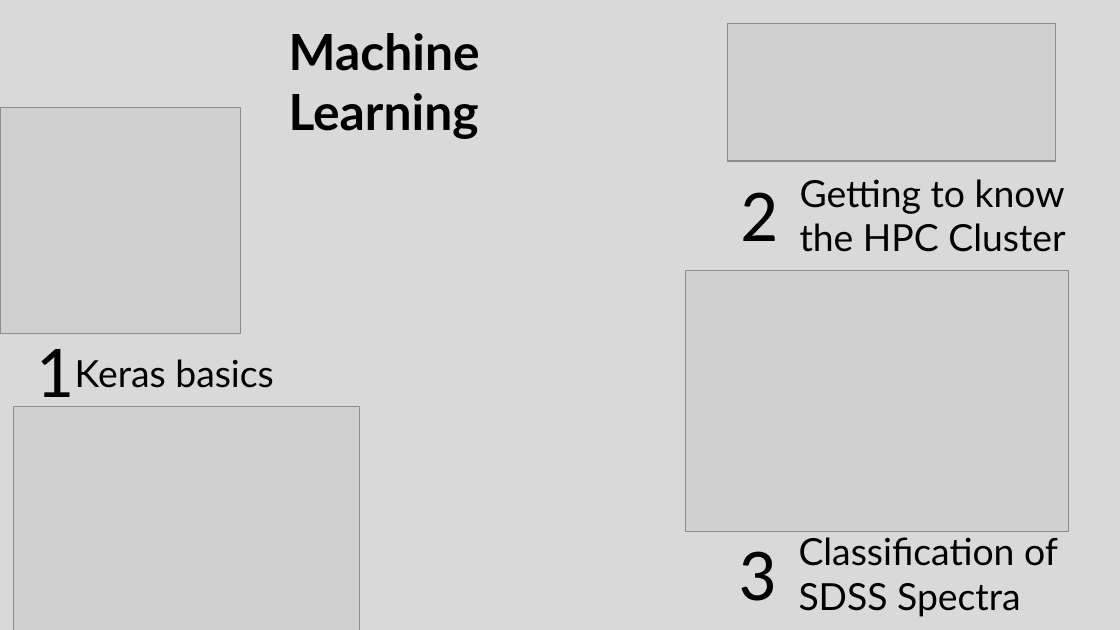
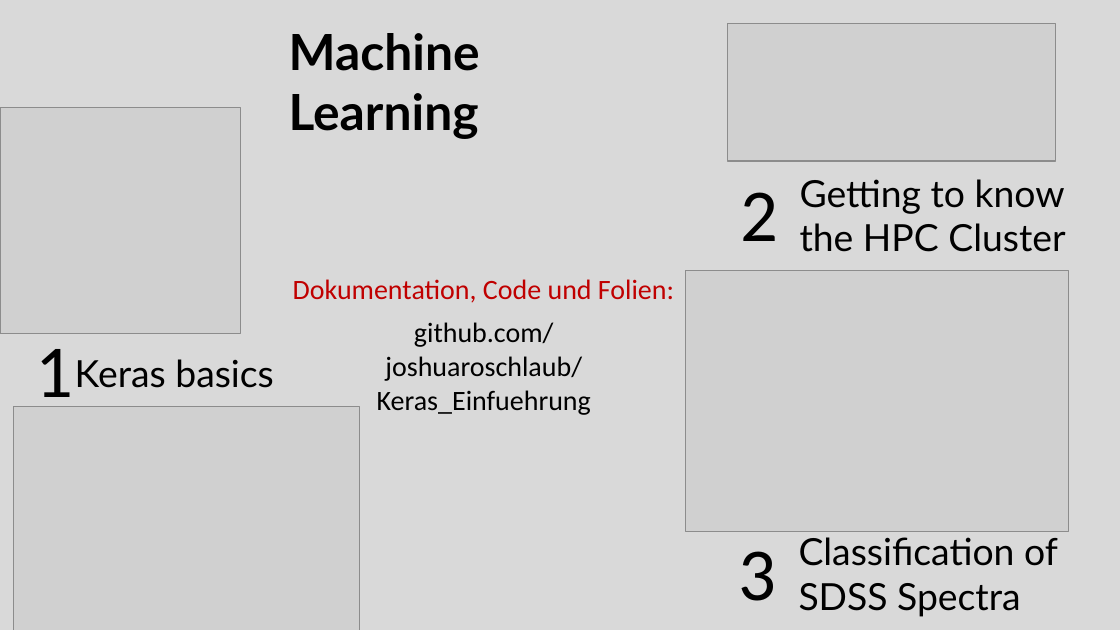
Before and after one commit to joshuaroschlaub/Keras_Einfuehrung, a slide deck: slide 63 of MachineLearning.pptx. Drawn at 1120x630 pixels with LibreOffice and Linux fonts; fonts in the diff are those of the drawing; grey boxes stand for pictures; background and template pictures are left out. Boxes give left, top, right and bottom in pixels: in the first picture for what was removed or moved away, otherwise in the second. Text is boxed around its words. In the diff, an @@ line names an element or a change of style, - is before the commit and + after.

Commit message:
PP und Folien

```diff
--- a/MachineLearning.pptx
+++ b/MachineLearning.pptx
@@ text added at (293, 279, 674, 303), 18 pt, text #C00000 @@
+Dokumentation, Code und Folien:
@@ text added at (377, 322, 591, 415), 18 pt, text #000000 @@
+github.com/joshuaroschlaub/Keras_Einfuehrung
```
Also in this commit, not shown: 1 other file.
